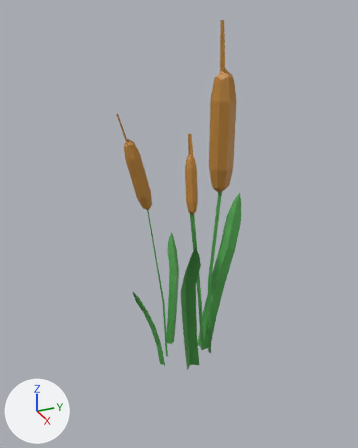
Renders of the FBX model QuackingAwesome/Assets/Props/Environment/Cattail.fbx from each side of a commit.
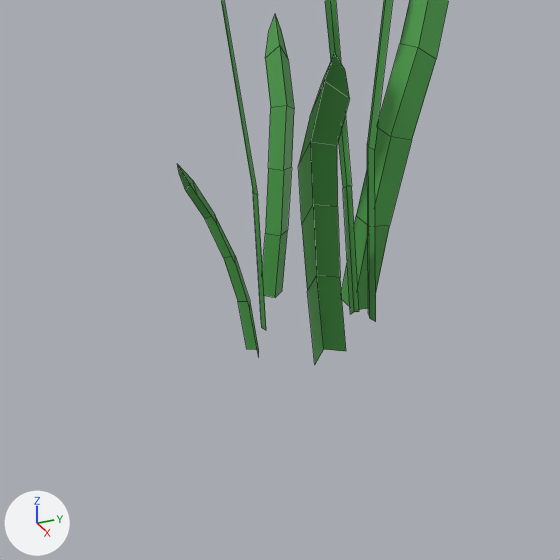
There are two pictures of each version: one whole from a 50 mm lens placed at (1.756, 0.658, 1.304), pointed at (0.057, 1.423, 0.454), one close up on the part from 17% to 79% of the width and 51% to 100% of the height. Every picture has the same lights, and +X, +Y and +Z are marked at lower left. The close-ups show mesh edges as thin lines. Where no turn or scale is listed for an object, it has been applied to the vertices.

The first close-up shows 'Cattail'.
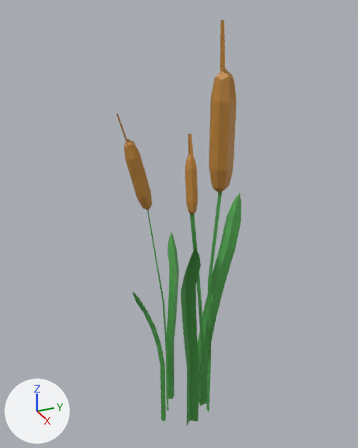
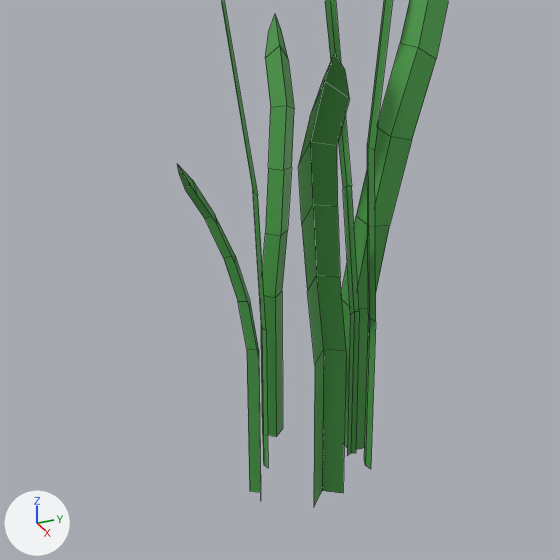
The newer file is also turned or shifted as a whole; pictures and numbers use the older file's frame.

The change, as JSON lines over the scene's bpy script:
```json
{"block": "me_cattail", "where": "# used by ob_cattail; location = (0.117, 1.417, -0.163)"}
{"op": "remove", "block": "me_cattail", "code": "me_cattail.from_pydata(...)  # 219 vertices, 154 faces; spans x -0.239..0.255, y -0.242..0.306, z -0.058..1.401"}
{"op": "add", "block": "me_cattail", "code": "me_cattail.from_pydata(...)  # 240 vertices, 168 faces; spans x -0.239..0.255, y -0.242..0.306, z -0.394..1.401"}
{"block": "me_cattail", "change": "me_cattail part 1"}
{"block": "me_cattail", "change": "11 new vertices lie (0.0, 0.0, -0.336) away from vertices in x -0.09..0.101, y -0.114..0.135, z -0.058..0.056"}
{"block": "me_cattail", "change": "10 new vertices lie (0.0, 0.0, -0.337) away from vertices in x -0.109..0.113, y -0.105..0.099, z -0.057..0.055"}
{"block": "me_cattail", "change": "14 new faces join them"}
```

Location of each change, [x1, y1, x2, y2] in pixels of the close-ups (560 x 560 px):
```json
{"object": "Cattail", "change": "reshaped", "before": [177, 0, 449, 364], "after": [177, 0, 449, 506]}
{"part": 1, "of": "me_cattail", "change": "added", "after": [247, 291, 376, 506], "on screen": "green"}
```
